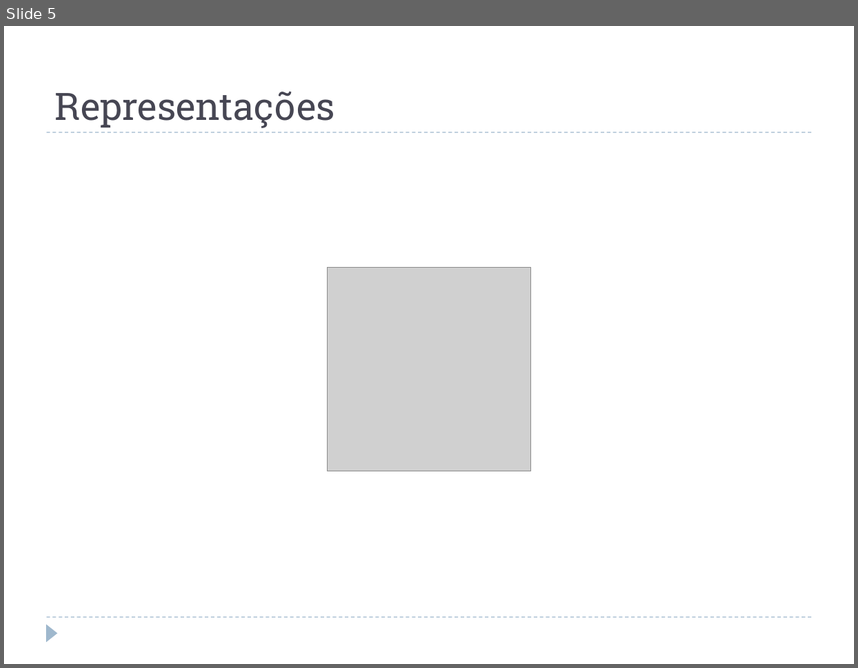
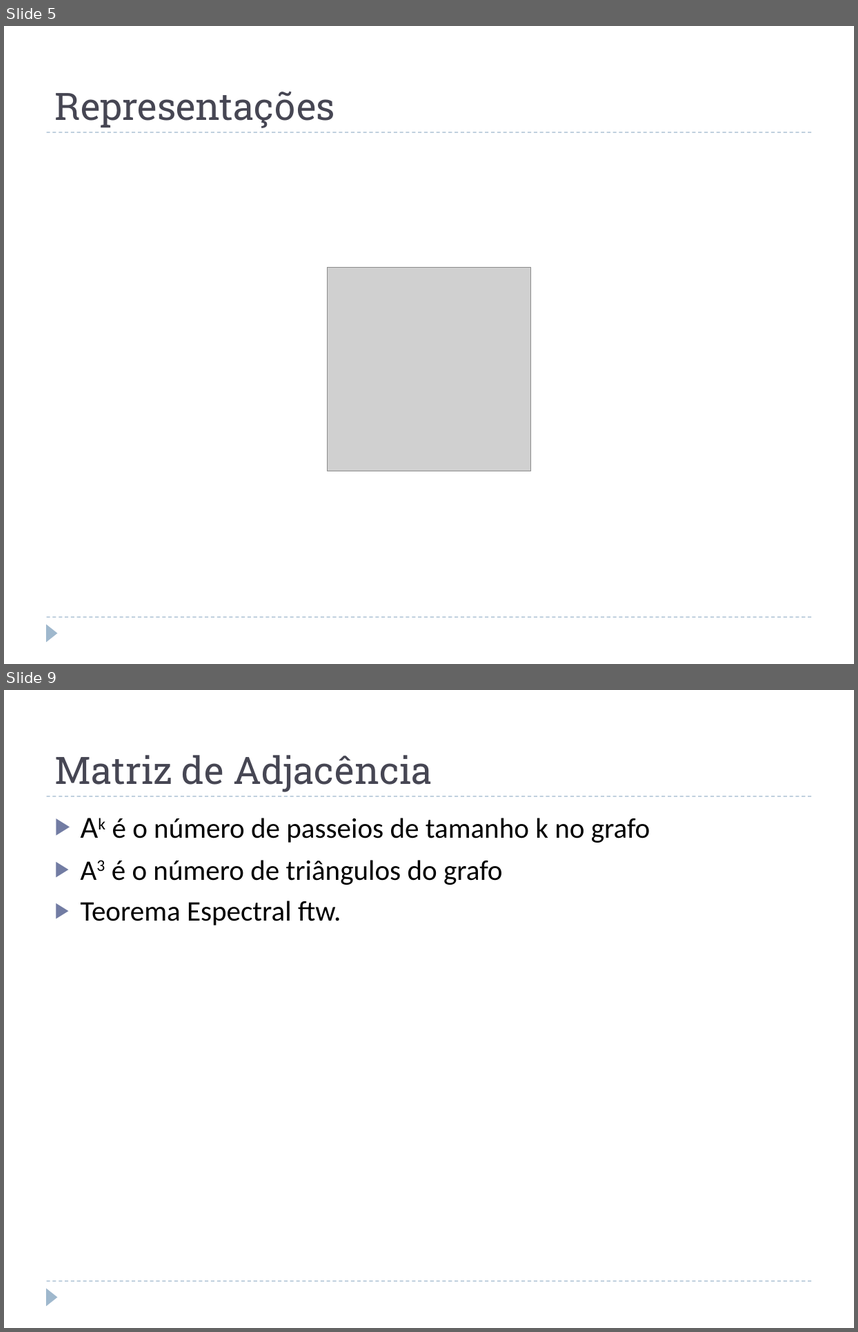
Before and after one commit to juanplopes/ppgi-alc-graphs, a slide deck: doc/Apresentacao.pptx. Shown one above the other, each under a label of ours: slide 5 before the commit, slides 5 and 9 after it; the slides between them are not shown. The pictures are 858x668 and 858x1332 pixels, drawn with LibreOffice and Linux fonts; fonts in the diff are those of the drawing; grey boxes stand for pictures. Boxes give left, top, right and bottom in pixels: in the first picture for what was removed or moved away, otherwise in the second. Text is boxed around its words. In the diff, an @@ line names an element or a change of style, - is before the commit and + after.

```diff
--- a/doc/Apresentacao.pptx
+++ b/doc/Apresentacao.pptx
@@ slide 9 added at (x1=4, y1=690, x2=854, y2=1328), background #FFFFFF; not listed: 3 template elements that a slide beside it also shows @@
@@ title added at (x1=55, y1=755, x2=432, y2=792), 32 pt, text #464653 @@
+Matriz de Adjacência
@@ text added at (x1=81, y1=818, x2=651, y2=925), 24 pt, text #000000 @@
+▶ Ak é o número de passeios de tamanho k no grafo
+▶ A3 é o número de triângulos do grafo
+▶ Teorema Espectral ftw.
```
Also in this commit, not shown: 1 slide changed, 3 other slides added, 1 slide removed, 1 other file.
